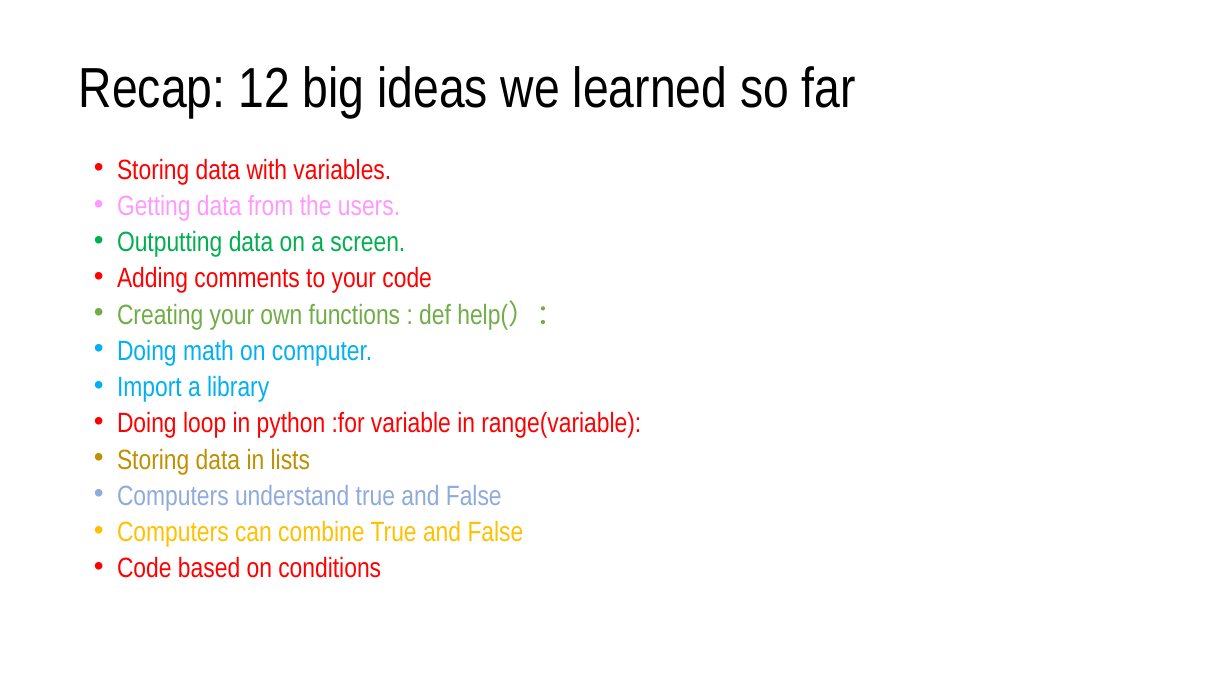
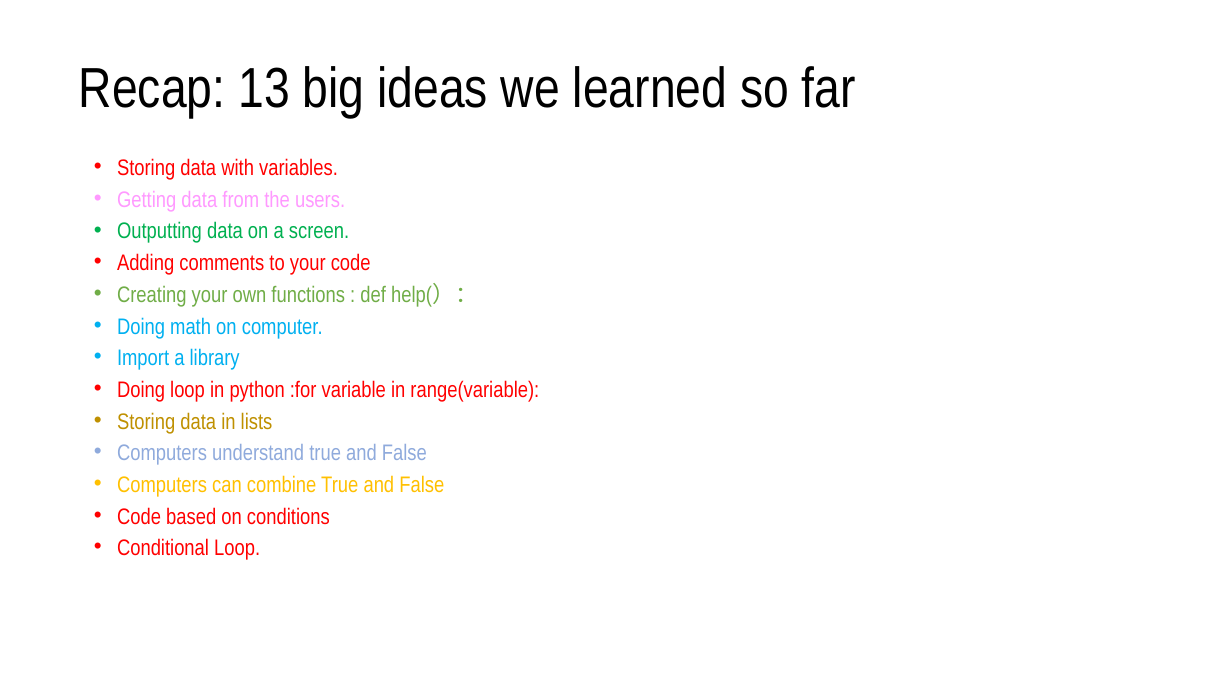
Before and after one commit to chicheng86/Python_Summer_Camp, a slide deck: slide 24 of Python summer camp-section2.pptx. Drawn at 1232x693 pixels with LibreOffice and Linux fonts; fonts in the diff are those of the drawing. Boxes give left, top, right and bottom in pixels: in the first picture for what was removed or moved away, otherwise in the second. Text is boxed around its words. In the diff, an @@ line names an element or a change of style, - is before the commit and + after.

```diff
--- a/Python summer camp-section2.pptx
+++ b/Python summer camp-section2.pptx
@@ title at box(79, 66, 856, 117): text changed @@
-Recap: 12 big ideas we learned so far
+Recap: 13 big ideas we learned so far
@@ text at box(117, 158, 539, 525): size 21.7 to 17.5 pt @@
@@ text at box(117, 538, 260, 560): paragraph added @@
+• Conditional Loop.
```
Also in this commit, not shown: 2 slides added.
